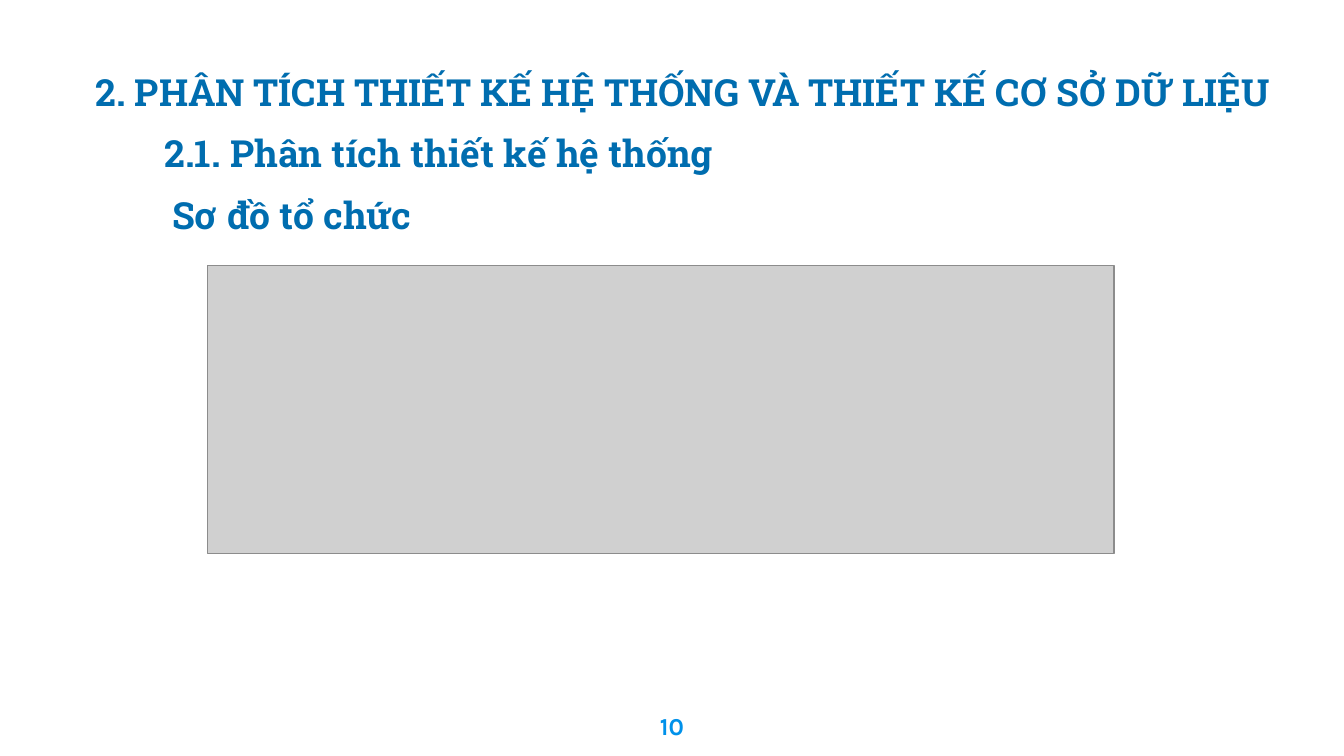
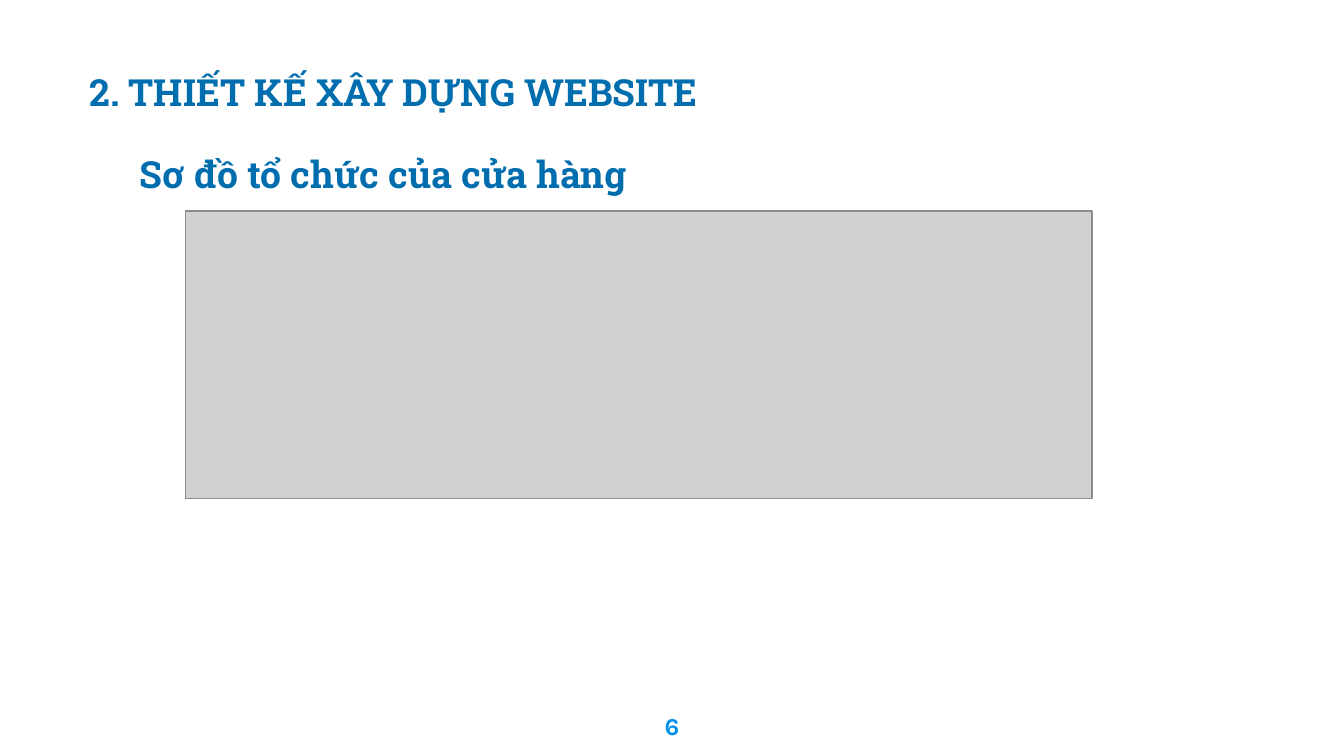
Before and after one commit to haitran2000/Ecommerce-Fashion-Website, a slide deck: slide 6 of Do An Tot Nghiep.pptx (slide 10 before the commit). Drawn at 1344x756 pixels with LibreOffice and Linux fonts; fonts in the diff are those of the drawing; grey boxes stand for pictures; background and template pictures are left out. Boxes give left, top, right and bottom in pixels: in the first picture for what was removed or moved away, otherwise in the second. Text is boxed around its words. In the diff, an @@ line names an element or a change of style, - is before the commit and + after.

```diff
--- a/Do An Tot Nghiep.pptx
+++ b/Do An Tot Nghiep.pptx
@@ text at [90,71,697,113]: text changed @@
-2. PHÂN TÍCH THIẾT KẾ HỆ THỐNG VÀ THIẾT KẾ CƠ SỞ DỮ LIỆU
+2. THIẾT KẾ XÂY DỰNG WEBSITE
@@ text removed at [165,137,713,175] @@
-2.1. Phân tích thiết kế hệ thống
@@ text at [139,157,627,196]: text changed @@
-Sơ đồ tổ chức
+Sơ đồ tổ chức của cửa hàng
@@ picture: place and size @@
-picture at [207,266,1114,554]
+picture at [185,211,1093,499]
@@ page number at [665,719,680,736]: text changed @@
-10
+6
```
Also in this commit, not shown: 23 other slides changed, 4 slides added, 6 slides removed.
